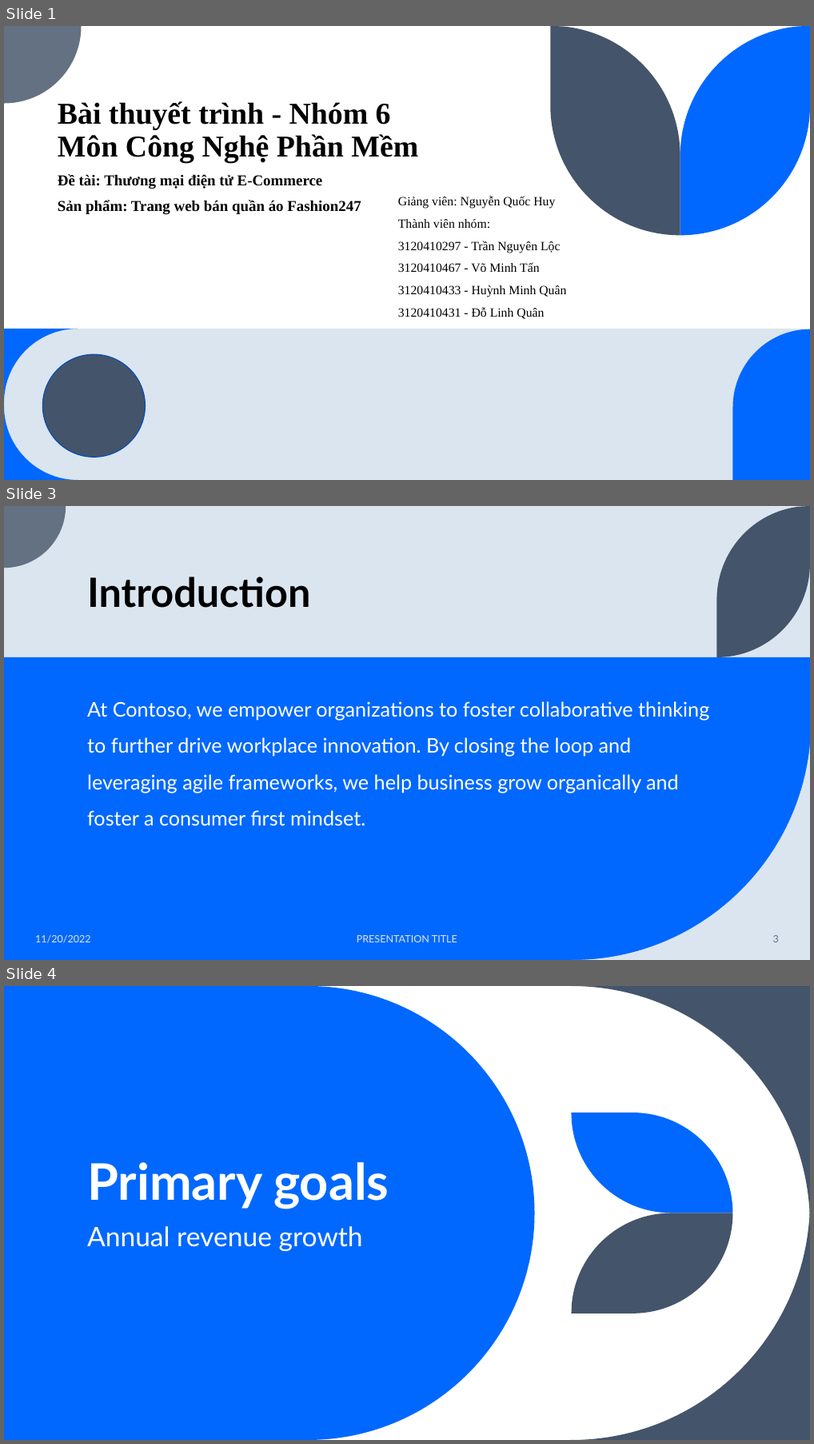
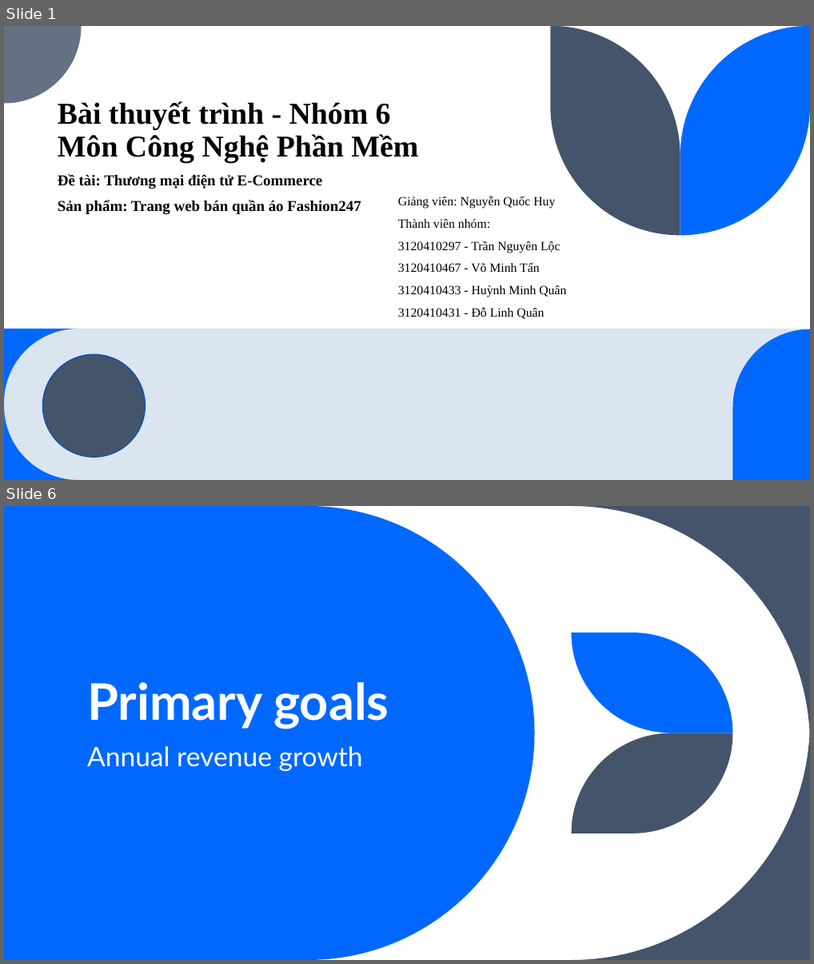
Before and after one commit to EdgarIgnite16/SGU-Course, a slide deck: Nam3_HK1/CNPM_SoftTech/N6_ECommerce_Fashion247.pptx. Shown one above the other, each under a label of ours: slides 1, 3 and 4 before the commit, slides 1 and 6 after it; the slides between them are not shown. The pictures are 814x1444 and 814x964 pixels, drawn with LibreOffice and Linux fonts; fonts in the diff are those of the drawing. Boxes give left, top, right and bottom in pixels: in the first picture for what was removed or moved away, otherwise in the second. Text is boxed around its words. In the diff, an @@ line names an element or a change of style, - is before the commit and + after.

```diff
--- a/Nam3_HK1/CNPM_SoftTech/N6_ECommerce_Fashion247.pptx
+++ b/Nam3_HK1/CNPM_SoftTech/N6_ECommerce_Fashion247.pptx
@@ slide 3 removed at (4, 506, 810, 960), background #DAE5EF @@
@@ freeform shape removed at (4, 506, 66, 568) @@
@@ freeform shape removed at (718, 506, 810, 657) @@
@@ title removed at (87, 576, 310, 608) @@
-Introduction
@@ rectangle removed at (4, 657, 810, 960) @@
@@ text removed at (87, 701, 710, 826) @@
-At Contoso, we empower organizations to foster collaborative thinking to further drive workplace innovation. By closing the loop and leveraging agile frameworks, we help business grow organically and foster a consumer first mindset.
@@ freeform shape removed at (573, 720, 810, 960) @@
@@ text removed at (35, 934, 91, 943) @@
-11/20/2022
@@ text removed at (357, 935, 458, 942) @@
-PRESENTATION TITLE
@@ page number removed at (774, 935, 779, 942) @@
-3
@@ what was slide 4 is now slide 6 @@
```
Also in this commit, not shown: 10 slides changed, 4 slides added, 1 other slide removed, 31 other files.
